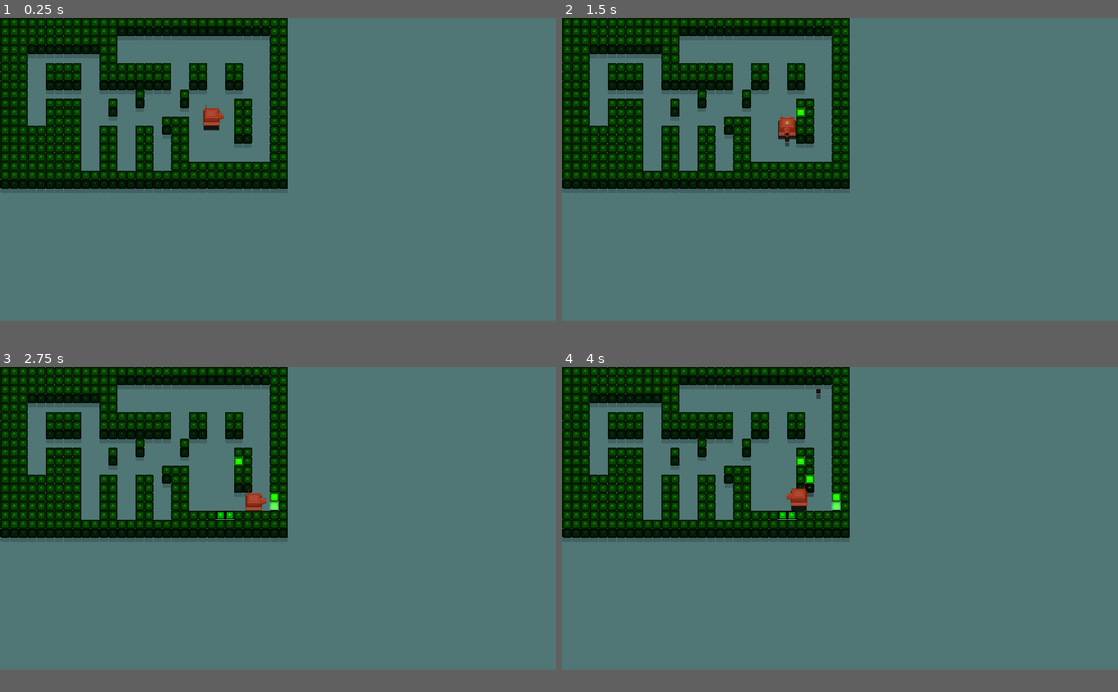
Above: before the commit, frames 1-4 (two rows, left to right).
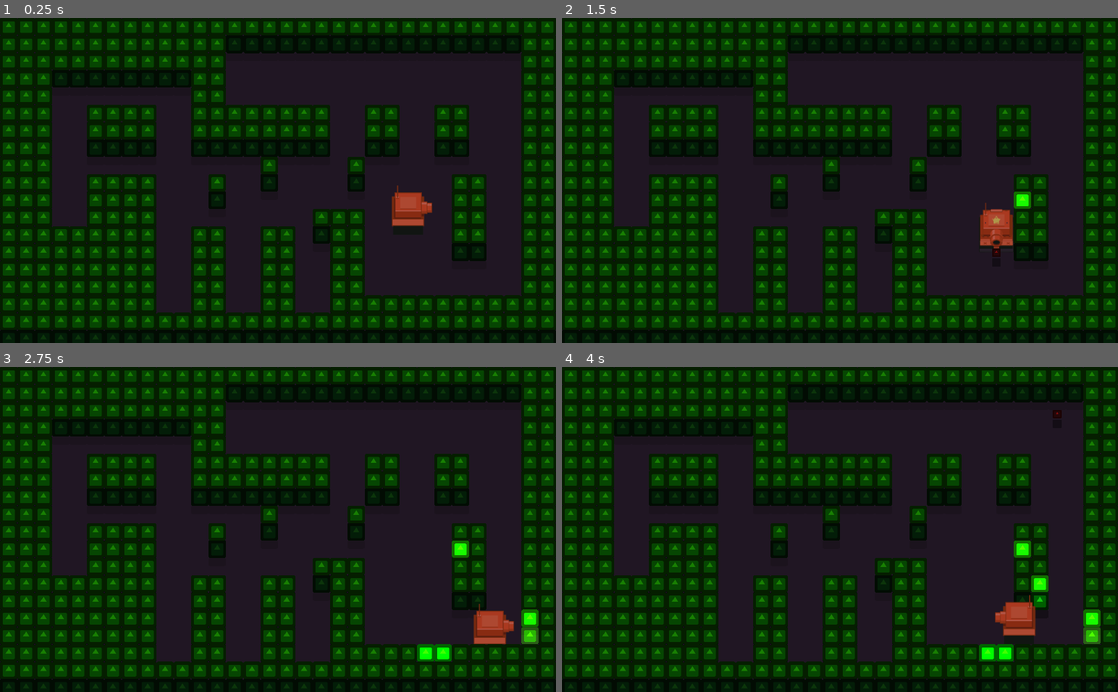
Above: after the commit, the same moments.

Repository: Godot-en-Espanol/Node-City
Game: Godot game, scene res://Prototipos/Scene/TestScene.tscn
Same seed, same stepped clock (60 frames per second), same inputs: the game is played once before the commit and once after it. The engine's default icon, where the game draws it, is replaced by a stand-in: a white triangle on a blue panel in a dark square.
Inputs:
- Up to frame 1 (0.25 s): no input
- Up to frame 2 (1.5 s): tap Enter at 0.5 s; hold Right (move_right) 0.53-1.28 s; hold Space (shoot) 0.53-1.28 s; hold Down (move_down) from 1.28 s (still down); tap Space (shoot) at 1.35 s
- Up to frame 3 (2.75 s): release Down (move_down) at 2.03 s; hold Right (move_right) from 2.03 s (still down); hold Space (shoot) from 2.03 s (still down)
- Up to frame 4 (4 s): release Right (move_right) at 2.78 s; release Space (shoot) at 2.78 s; hold Up (move_up) 2.78-3.53 s; tap Space (shoot) at 2.85 s; tap Enter at 3.5 s; hold Left (move_left) from 3.53 s (still down); hold Space (shoot) from 3.53 s (still down)
In our replay, the window is 800x436 before the commit and 800x468 after it. These sizes can differ from the game's own. Grey fills any space a smaller window leaves; there, only what the larger window draws over its background counts as a difference.

The runs differ from the first frame. In frame 1, 89% of the frame differs, in the area x 0-100%, y 0-99%; in frame 2, 89%; in frame 3, 89%; in frame 4, 89%.

Commit message:
Color fondo

Diff:
--- a/Proyecto/project.godot
+++ b/Proyecto/project.godot
@@ -32,8 +32,6 @@
 
 [display]
 
-window/size/width=1980
-window/size/height=1080
 window/stretch/mode="2d"
 window/stretch/aspect="keep"
 
@@ -79,5 +77,5 @@
 
 [rendering]
 
-environment/default_clear_color=Color( 0.317647, 0.466667, 0.466667, 1 )
+environment/default_clear_color=Color( 0.129412, 0.0901961, 0.141176, 1 )
 environment/default_environment="res://default_env.tres"
